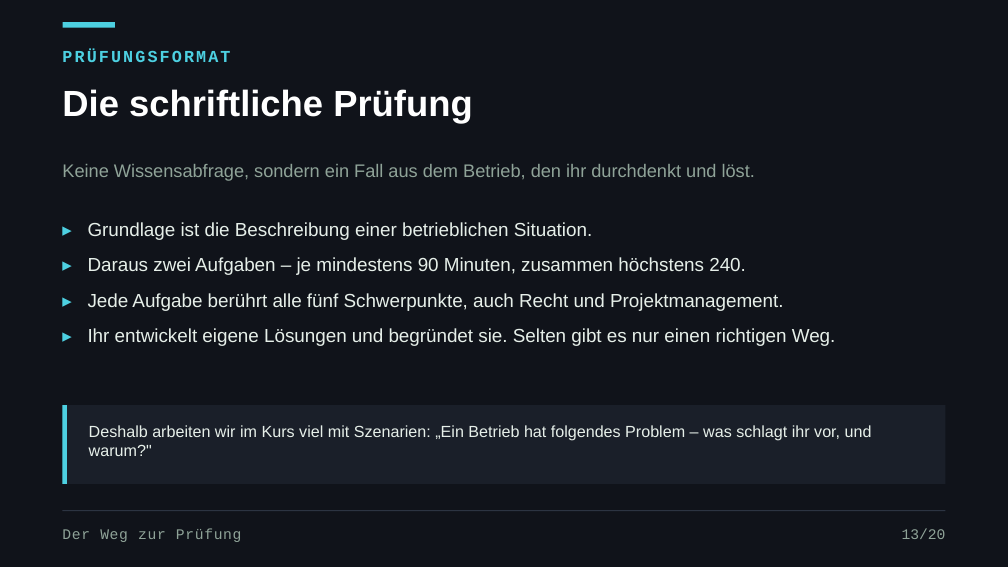
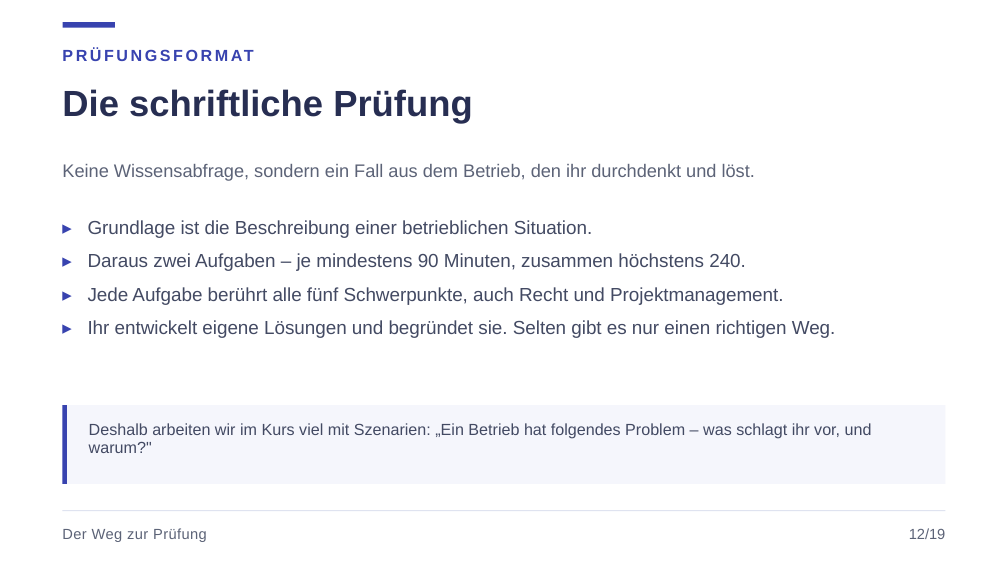
Before and after one commit to JacobMenge/kurs-unterlagen, a slide deck: slide 15 of folien/dist/00-orientierung.pptx (slide 16 before the commit). Drawn at 1008x567 pixels with LibreOffice and Linux fonts; fonts in the diff are those of the drawing. Boxes give left, top, right and bottom in pixels: in the first picture for what was removed or moved away, otherwise in the second. Text is boxed around its words. In the diff, an @@ line names an element or a change of style, - is before the commit and + after.

Commit message:
folien: helles cloudhelden-design, partner-interview statt kennenlernspiel

```diff
--- a/folien/dist/00-orientierung.pptx
+++ b/folien/dist/00-orientierung.pptx
@@ background #10131A to #FFFFFF @@
@@ rectangle at (62, 22, 115, 28): fill #4DD0E1 to #3843AF @@
@@ text "PRÜFUNGSFORMAT" at (62, 42, 946, 69): size 12 to 11.5 pt, font Courier New to Arial, text colour #4DD0E1 to #3843AF, letter spacing 1.5 to 1.8 pt @@
@@ text "Die schriftliche Prüfung" at (62, 89, 472, 124): text colour #FFFFFF to #272E52 @@
@@ text "Keine Wissensabfrage, sondern ein Fall ..." at (62, 164, 755, 181): text colour #8FA398 to #5C6377 @@
@@ text "▸ Grundlage ist die Beschreibung ..." at (88, 220, 836, 338): text colour #4DD0E1 to #3843AF in "▸", "▸", "▸", "▸"; text colour #E6EFE9 to #434A63; line spacing 1 to 0.92 @@
@@ rectangle at (62, 405, 67, 484): fill #4DD0E1 to #3843AF @@
@@ rectangle at (62, 405, 946, 484): fill #1A1F29 to #F5F6FC @@
@@ text "Deshalb arbeiten wir im Kurs ..." at (89, 423, 872, 453): text colour #E6EFE9 to #434A63; line spacing 1 to 0.92 @@
@@ text "Der Weg zur Prüfung" at (62, 528, 207, 542): font Courier New to Arial, text colour #8FA398 to #5C6377, letter spacing 0.5 to 0.3 pt @@
@@ line (62, 511) - (946, 511): stroke #2C3442 0.75 pt to #DFE3F0 0.75 pt @@
@@ text at (909, 528, 946, 539): text changed; font Courier New to Arial; text colour #8FA398 to #5C6377 @@
-13/20
+12/19
```
Also in this commit, not shown: 21 other slides changed, 2 slides added, 3 slides removed, 4 other files.
